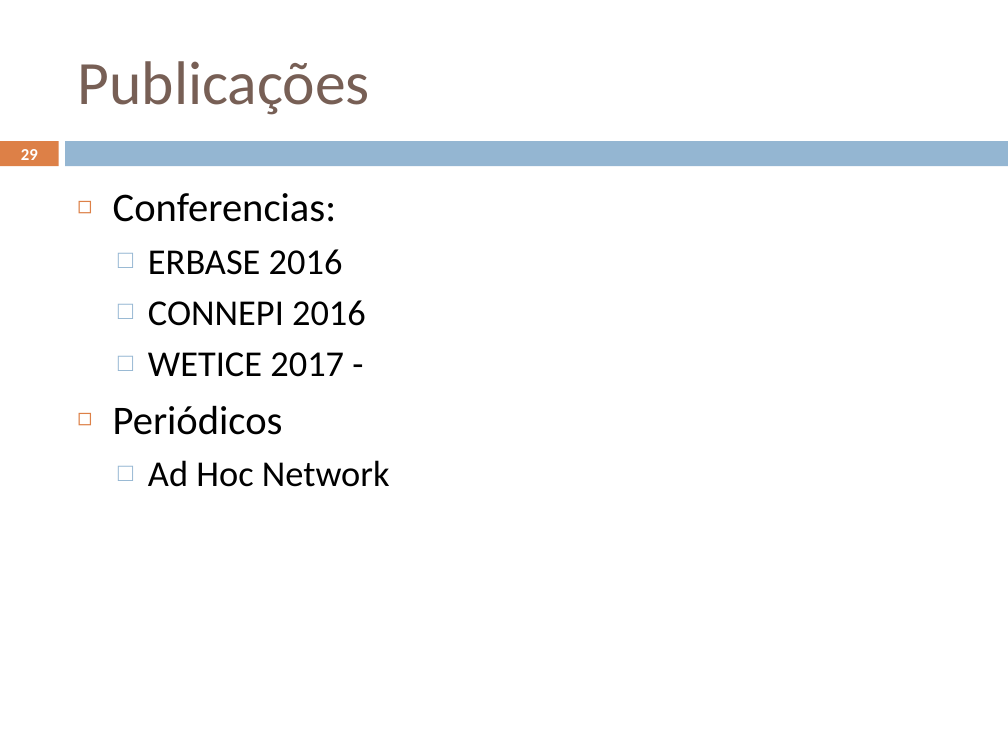
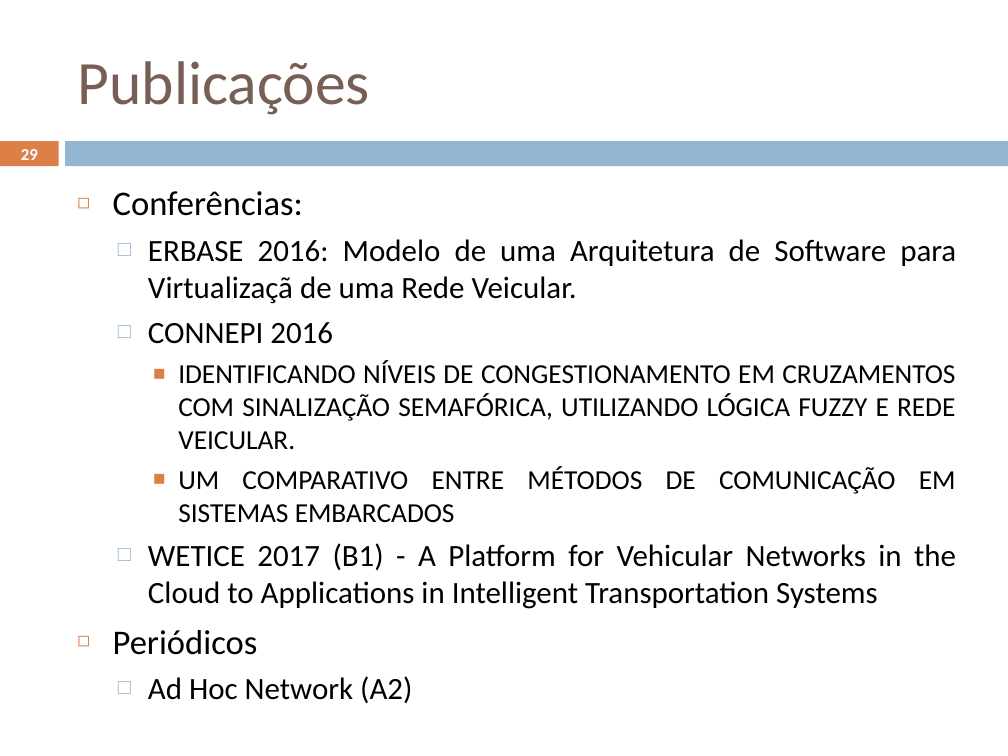
Before and after one commit to geoleite/Mestrado, a slide deck: slide 29 of Apresentacao/ApresentaçãoV1.pptx. Drawn at 1008x756 pixels with LibreOffice and Linux fonts; fonts in the diff are those of the drawing. Boxes give left, top, right and bottom in pixels: in the first picture for what was removed or moved away, otherwise in the second. Text is boxed around its words. In the diff, an @@ line names an element or a change of style, - is before the commit and + after.

```diff
--- a/Apresentacao/ApresentaçãoV1.pptx
+++ b/Apresentacao/ApresentaçãoV1.pptx
@@ text at bbox=[113, 191, 956, 304]: text changed; size 29 to 22.1 pt @@
-◻ Conferencias:
-  □ ERBASE 2016
+◻ Conferências:
+  □ ERBASE 2016: Modelo de uma Arquitetura de Software para Virtualizaçã de uma Rede Veicular.
@@ text at bbox=[113, 322, 333, 655]: size 26 to 22.1 pt in "CONNEPI 2016"; size 29 to 24.6 pt in "Periódicos" @@
@@ text at bbox=[148, 361, 956, 609]: text changed; size 26 to 19.6 pt @@
-  □ WETICE 2017 -
+    ■ IDENTIFICANDO NÍVEIS DE CONGESTIONAMENTO EM CRUZAMENTOS COM SINALIZAÇÃO SEMAFÓRICA, UTILIZANDO LÓGICA FUZZY E REDE VEICULAR.
+    ■ UM COMPARATIVO ENTRE MÉTODOS DE COMUNICAÇÃO EM SISTEMAS EMBARCADOS
+  □ WETICE 2017 (B1) - A Platform for Vehicular Networks in the Cloud to Applications in Intelligent Transportation Systems
@@ text at bbox=[148, 460, 390, 487]: text changed; size 26 to 22.1 pt @@
-  □ Ad Hoc Network
+  □ Ad Hoc Network (A2)
```
Also in this commit, not shown: 8 other slides changed, 4 slides added, 1 slide removed, 18 other files.
